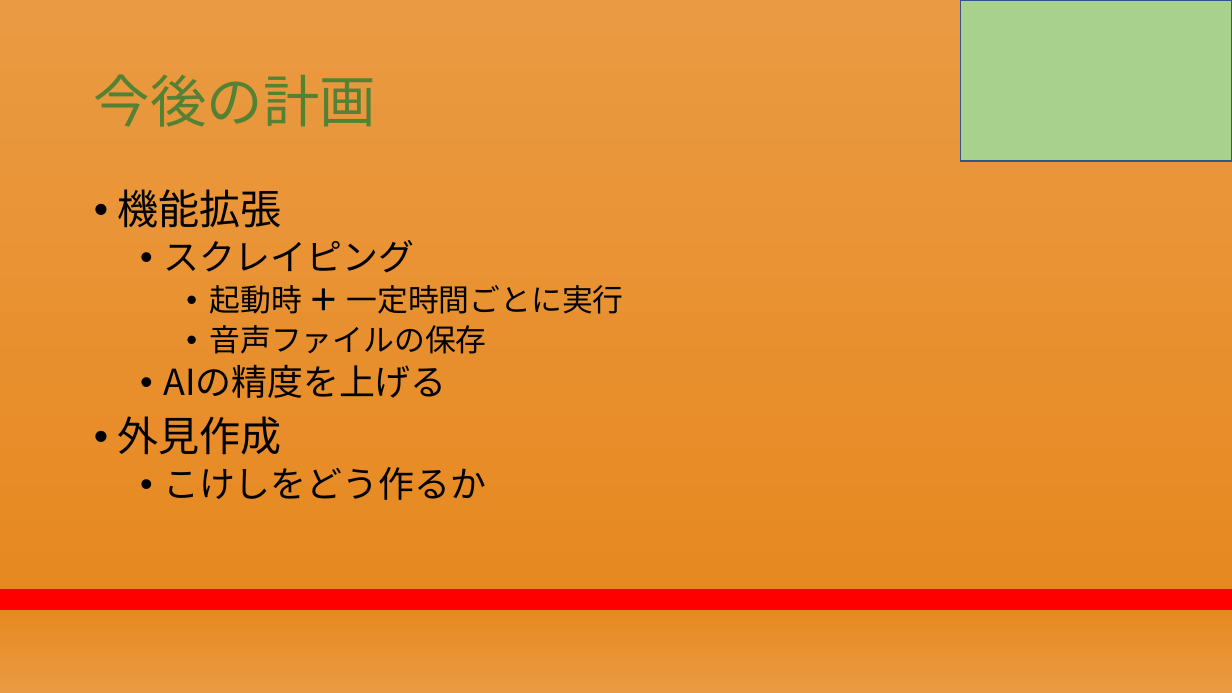
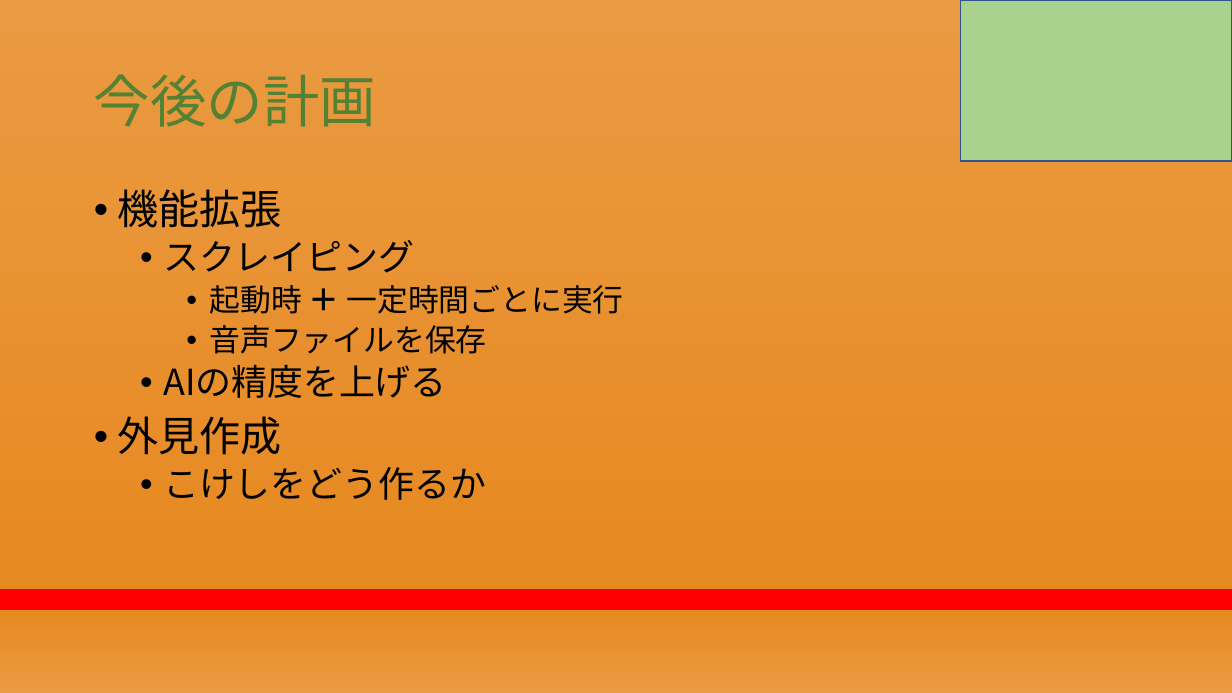
Before and after one commit to RikiishiSuzunosuke/AIspeaker_yosie, a slide deck: slide 21 of presentation/第二回プレゼン_アウトライン.pptx. Drawn at 1232x693 pixels with LibreOffice and Linux fonts; fonts in the diff are those of the drawing. Boxes give left, top, right and bottom in pixels: in the first picture for what was removed or moved away, otherwise in the second. Text is boxed around its words. In the diff, an @@ line names an element or a change of style, - is before the commit and + after.

```diff
--- a/presentation/第二回プレゼン_アウトライン.pptx
+++ b/presentation/第二回プレゼン_アウトライン.pptx
@@ text at [209,325,486,354]: text changed @@
-    • 音声ファイルの保存
+    • 音声ファイルを保存
```
Also in this commit, not shown: 13 other slides changed, 2 slides added, 1 slide removed, 5 other files.
